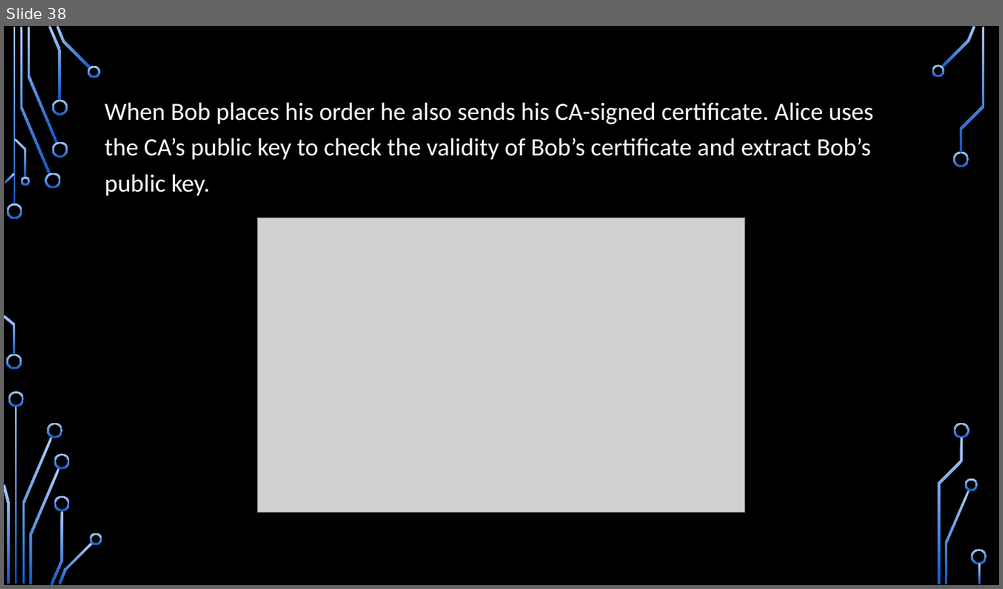
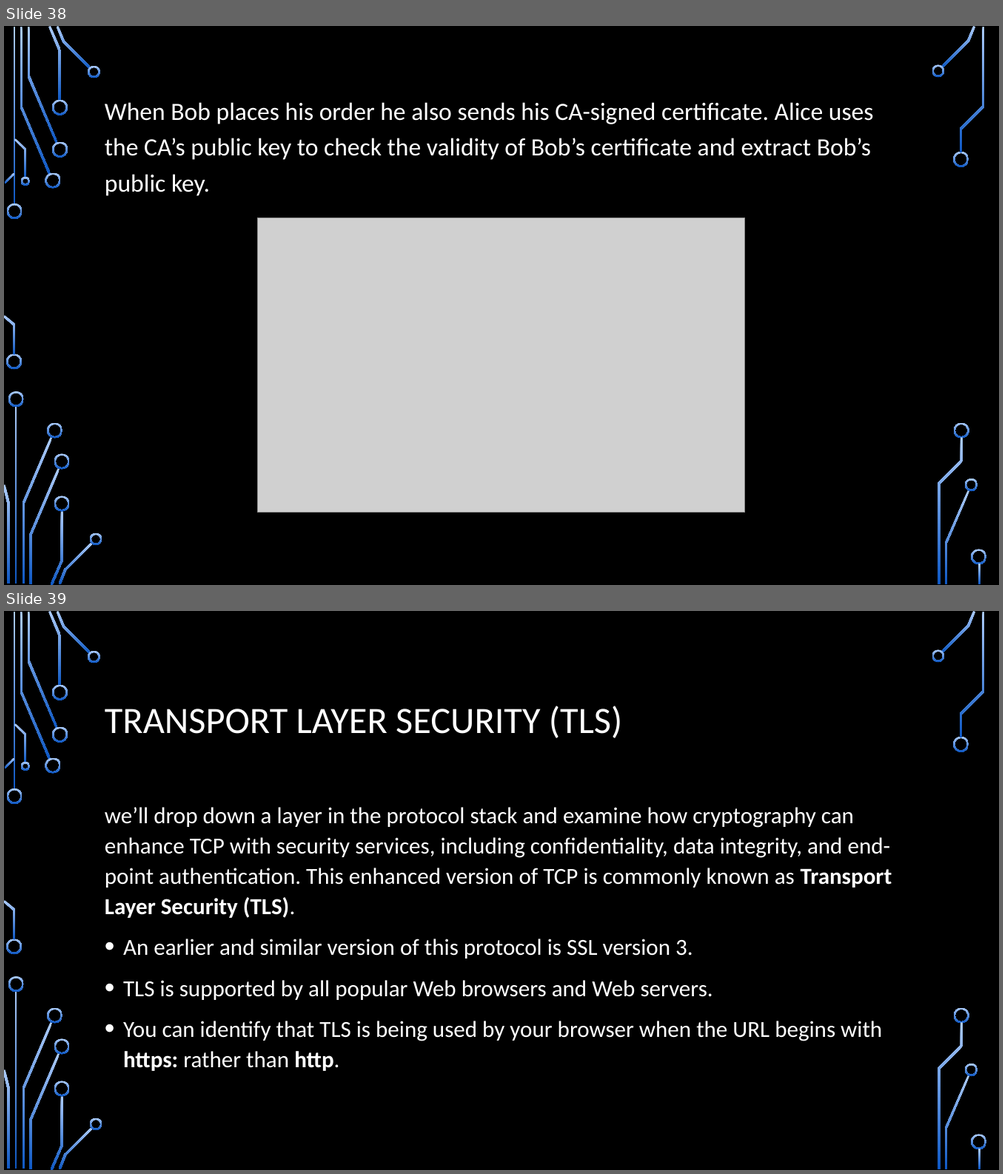
Before and after one commit to CDsonji/NET-Seminar, a slide deck: TLS.pptx. Shown one above the other, each under a label of ours: slide 38 before the commit, slides 38 and 39 after it. The pictures are 1003x589 and 1003x1174 pixels, drawn with LibreOffice and Linux fonts; fonts in the diff are those of the drawing; grey boxes stand for pictures; background and template pictures are left out. Boxes give left, top, right and bottom in pixels: in the first picture for what was removed or moved away, otherwise in the second. Text is boxed around its words. In the diff, an @@ line names an element or a change of style, - is before the commit and + after.

```diff
--- a/TLS.pptx
+++ b/TLS.pptx
@@ slide 39 added at bbox=[4, 611, 999, 1170], background picture (left out); not listed: 36 template elements that a slide beside it also shows @@
@@ title added at bbox=[105, 706, 622, 738], 36 pt, text #FFFFFF @@
+TRANSPORT LAYER SECURITY (TLS)
@@ text added at bbox=[105, 807, 892, 1071], 22.2 pt, text #FFFFFF @@
+we’ll drop down a layer in the protocol stack and examine how cryptography can enhance TCP with security services, including confidentiality, data integrity, and end-point authentication. This enhanced version of TCP is commonly known as Transport Layer Security (TLS).
+• An earlier and similar version of this protocol is SSL version 3.
+• TLS is supported by all popular Web browsers and Web servers.
+• You can identify that TLS is being used by your browser when the URL begins with https: rather than http.
```
Also in this commit, not shown: 2 slides changed, 15 other slides added.
